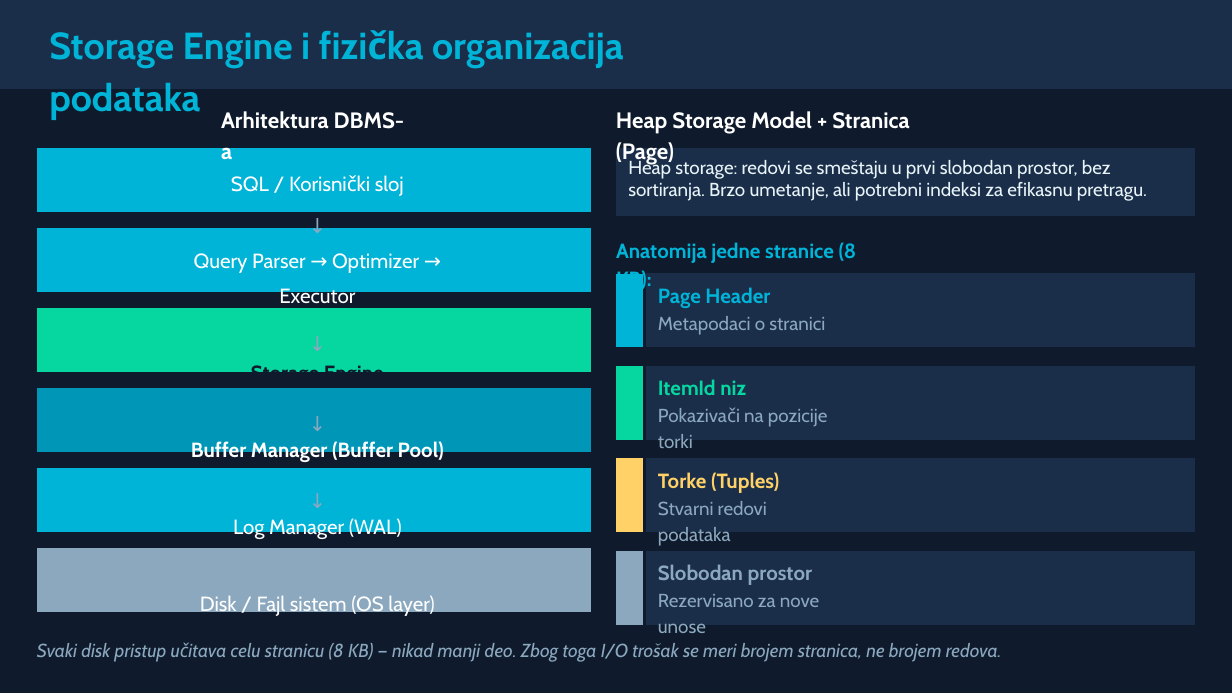
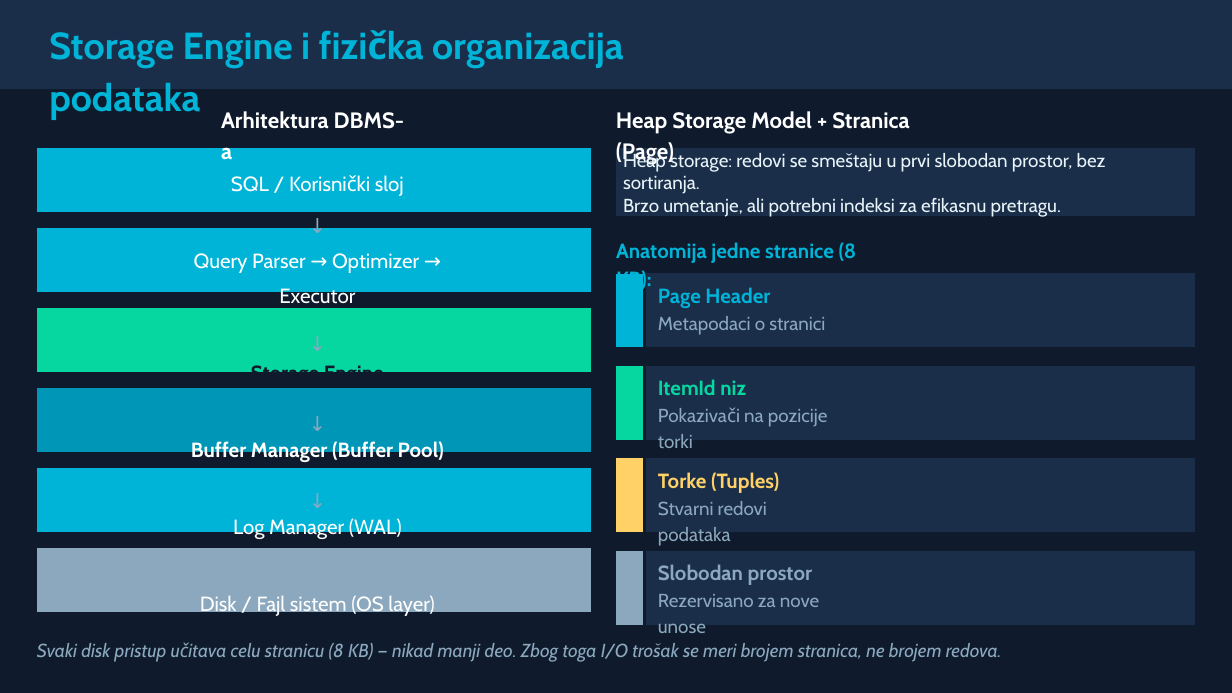
Before and after one commit to adamovickaca/SZUBP, a slide deck: slide 4 of szubp_prezentacija_prvi_deo.pptx. Drawn at 1232x693 pixels with LibreOffice and Linux fonts; fonts in the diff are those of the drawing. Boxes give left, top, right and bottom in pixels: in the first picture for what was removed or moved away, otherwise in the second. Text is boxed around its words. In the diff, an @@ line names an element or a change of style, - is before the commit and + after.

```diff
--- a/szubp_prezentacija_prvi_deo.pptx
+++ b/szubp_prezentacija_prvi_deo.pptx
@@ text at box(623, 151, 1106, 217): text changed @@
-Heap storage: redovi se smeštaju u prvi slobodan prostor, bez sortiranja. Brzo umetanje, ali potrebni indeksi za efikasnu pretragu.
+Heap storage: redovi se smeštaju u prvi slobodan prostor, bez sortiranja.
+Brzo umetanje, ali potrebni indeksi za efikasnu pretragu.
```
Also in this commit, not shown: 10 other slides changed, 1 other file.
